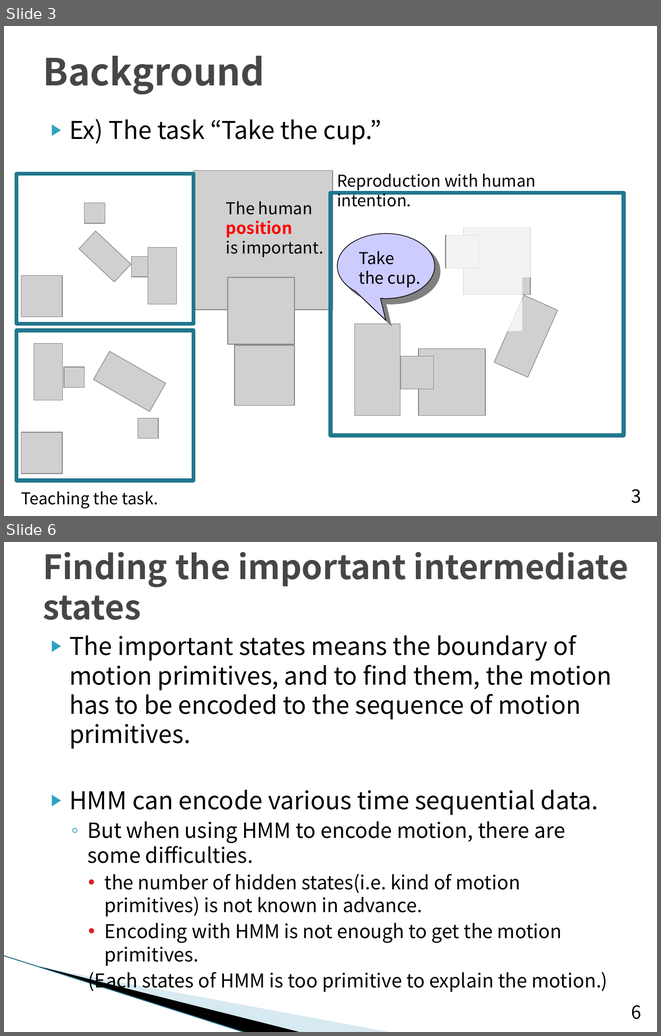
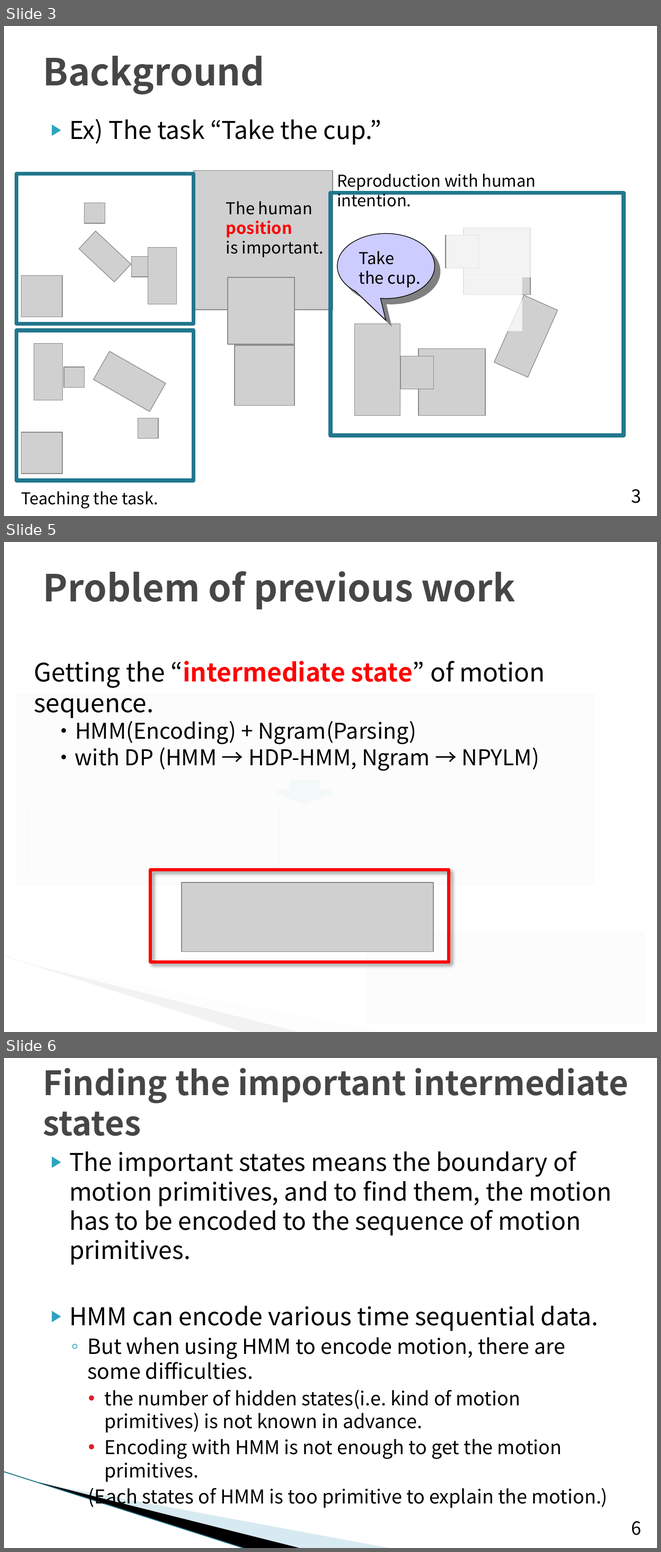
Before and after one commit to TetsuyaKomota/MyMasterStudies, a slide deck: slides/seminar_20170705_japanese.pptx. Shown one above the other, each under a label of ours: slides 3 and 6 before the commit, slides 3, 5 and 6 after it; the slides between them are not shown. The pictures are 661x1036 and 661x1552 pixels, drawn with LibreOffice and Linux fonts; fonts in the diff are those of the drawing; grey boxes stand for pictures; background and template pictures are left out. Boxes give left, top, right and bottom in pixels: in the first picture for what was removed or moved away, otherwise in the second. Text is boxed around its words. In the diff, an @@ line names an element or a change of style, - is before the commit and + after.

```diff
--- a/slides/seminar_20170705_japanese.pptx
+++ b/slides/seminar_20170705_japanese.pptx
@@ slide 5 added at (4, 542, 657, 1032), background #FFFFFF; not listed: 3 template elements that a slide beside it also shows @@
@@ rectangle added at (4, 545, 657, 1032), fill #FFFFFF at 95% opacity @@
@@ title added at (43, 571, 515, 609), 41 pt, text #464646, bold @@
+Problem of previous work
@@ text added at (34, 661, 545, 771), 24 pt, text #000000 @@
+Getting the “intermediate state” of motion sequence.
+・HMM(Encoding) + Ngram(Parsing)
+・with DP (HMM → HDP-HMM, Ngram → NPYLM)
@@ picture added at (17, 694, 594, 885) @@
@@ down arrow added at (279, 782, 330, 802), fill #2DA2BF, outline #21788D 4.33 pt @@
@@ picture added at (27, 803, 280, 870) @@
@@ rectangle added at (150, 870, 449, 962), outline #FF0000 3.5 pt @@
@@ picture added at (182, 882, 434, 951) @@
@@ picture added at (367, 932, 644, 1023) @@
```
Also in this commit, not shown: 7 slides changed, 3 other slides added, 2 slides removed.
